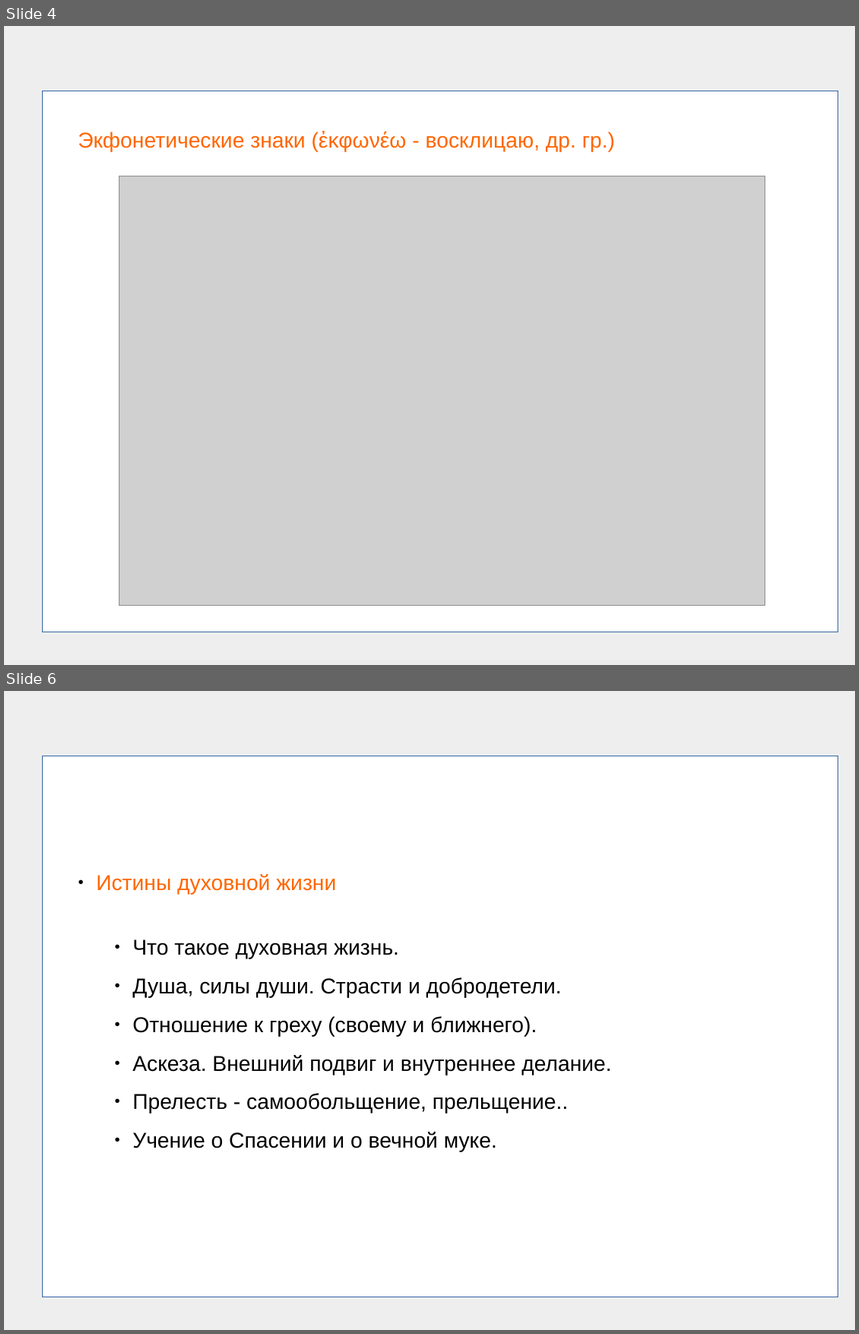
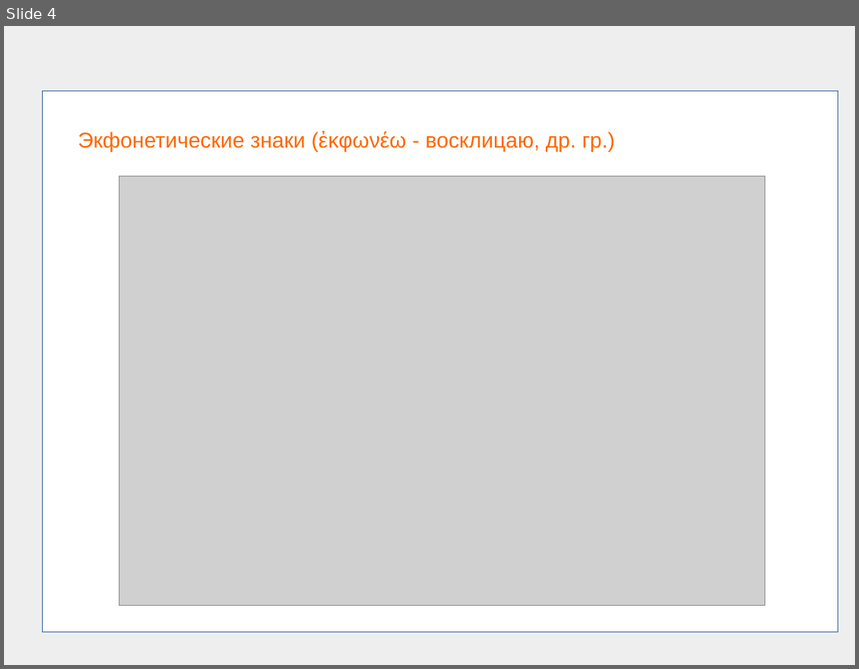
Before and after one commit to frpaul/ob, a slide deck: presentations/Church_reading.odp. Shown one above the other, each under a label of ours: slides 4 and 6 before the commit, slide 4 after it; the slides between them are not shown. The pictures are 859x1334 and 859x669 pixels, drawn with LibreOffice and Linux fonts; fonts in the diff are those of the drawing; grey boxes stand for pictures. Boxes give left, top, right and bottom in pixels: in the first picture for what was removed or moved away, otherwise in the second. Text is boxed around its words. In the diff, an @@ line names an element or a change of style, - is before the commit and + after.

```diff
--- a/presentations/Church_reading.odp
+++ b/presentations/Church_reading.odp
@@ slide 6 removed at [4, 691, 855, 1330], background #EEEEEE @@
@@ rectangle removed at [43, 756, 838, 1297] @@
@@ subtitle removed at [96, 874, 611, 1152] @@
-● Истины духовной жизни
-    ● Что такое духовная жизнь.
-    ● Душа, силы души. Страсти и добродетели.
-    ● Отношение к греху (своему и ближнего).
-    ● Аскеза. Внешний подвиг и внутреннее делание.
-    ● Прелесть - самообольщение, прельщение..
-    ● Учение о Спасении и о вечной муке.
```
Also in this commit, not shown: 2 slides changed, 4 slides added, 5 other slides removed, 12 other files.
